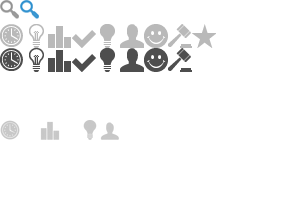
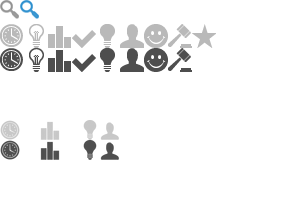
Layered file, before and after one edit (300 x 200). Changes by layer:
added group "line_2" (1st of 2, in "20px") with 4 layers in group "20px" over box(0, 140, 120, 160)
added layer "clock" (1st of 3, in "20px" › "line_2") in group "line_2" over box(0, 140, 20, 160)
added layer "graph" (1st of 3, in "20px" › "line_2") in group "line_2" over box(40, 141, 60, 160)
added layer "lamp_on" (1st of 3, in "20px" › "line_2") in group "line_2" over box(83, 140, 97, 160)
added layer "man" (1st of 3, in "20px" › "line_2") in group "line_2" over box(100, 142, 120, 160)
